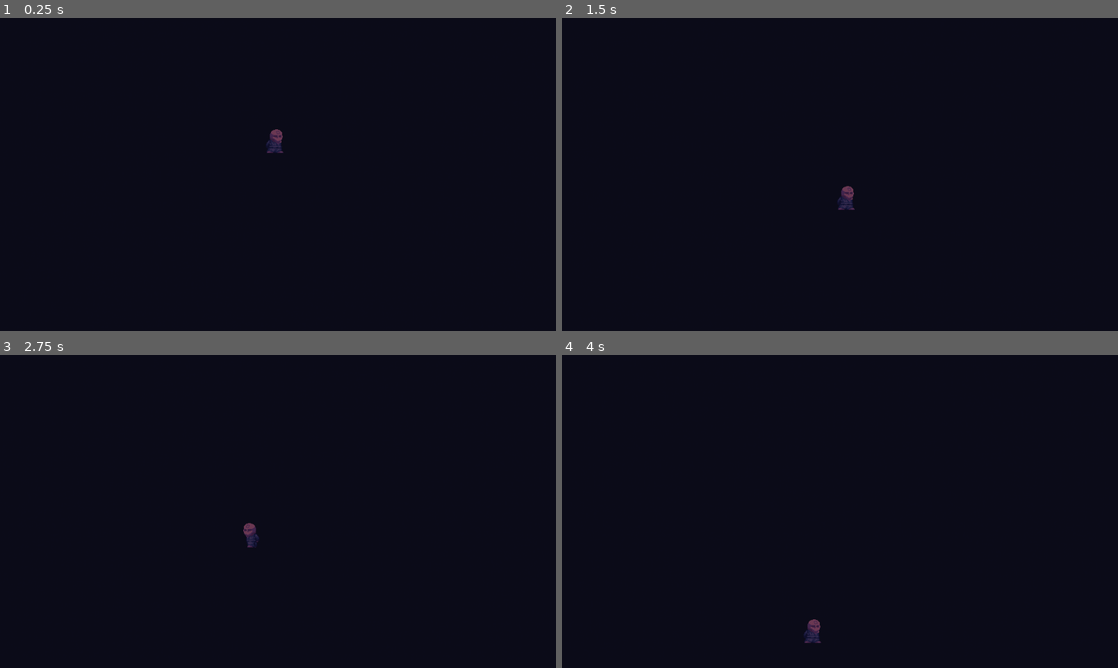
Above: before the commit, frames 1-4 (two rows, left to right).
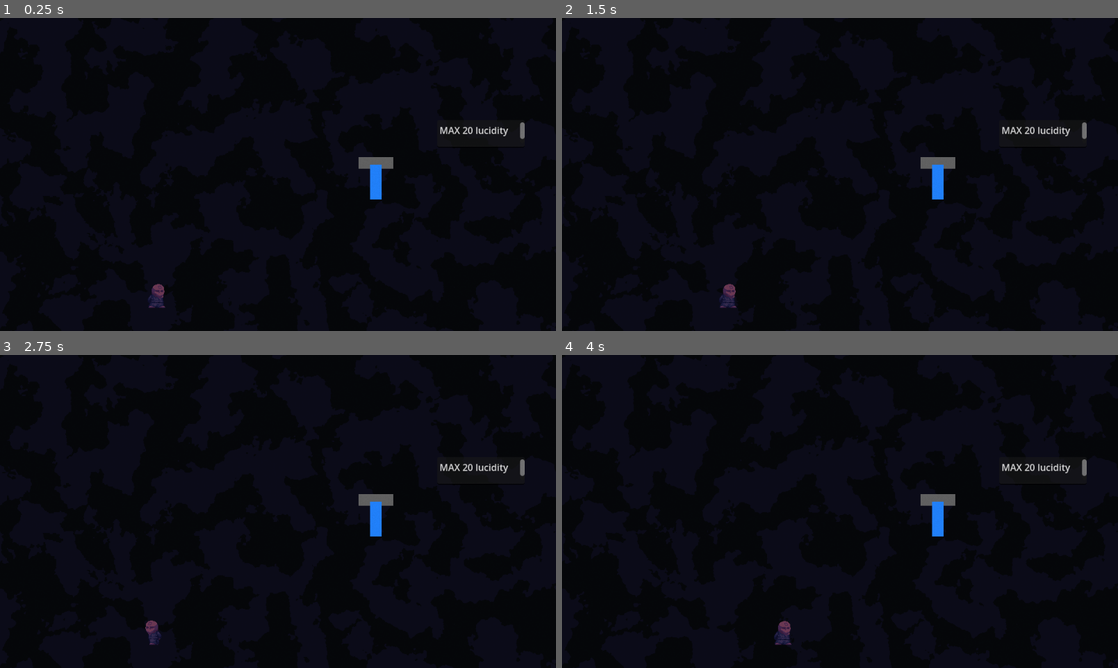
Above: after the commit, the same moments.

Repository: ManechLepage/PlatformerJam
Game: Godot game, scene res://Scenes/main.tscn
Two runs of this game, one before a commit and one after it. Both use one fixed random seed, a clock stepped at 60 frames per second and the inputs below.
Inputs:
- Up to frame 1 (0.25 s): no input
- Up to frame 2 (1.5 s): hold Right (Right) from 0.53 s (still down); tap X (Interact) at 0.6 s; tap W (Jump) at 0.77 s; tap Enter at 1.25 s; tap Z (Meditate) at 1.35 s
- Up to frame 3 (2.75 s): tap W (Jump) at 1.52 s; tap Space at 2 s; release Right (Right) at 2.03 s; hold Left (Left) from 2.03 s (still down); tap X (Interact) at 2.1 s
- Up to frame 4 (4 s): release Left (Left) at 2.78 s; hold Right (Right) from 2.78 s (still down); tap Z (Meditate) at 2.85 s; tap W (Jump) at 3.02, 3.77 s; tap X (Interact) at 3.6 s

The runs differ from the first frame. In frame 1, 1.0% of the frame differs, in the area x 26-95%, y 33-93%; in frame 2, 1.0%, in the area x 28-95%, y 33-93%; in frame 3, 1.0%; in frame 4, 1.0%.

Commit message:
tutorial 1 fin

Diff:
--- a/platformer-jam/Scenes/Player/player.tscn
+++ b/platformer-jam/Scenes/Player/player.tscn
@@ -253,7 +253,7 @@
 
 [node name="Interact" type="Node" parent="StateMachine" unique_id=1045315900 node_paths=PackedStringArray("idle")]
 script = ExtResource("9_gk6dx")
-wash_power = 2.0
+wash_power = 4.0
 idle = NodePath("../Idle")
 
 [connection signal="body_entered" from="FloorInfo" to="." method="_on_floor_info_body_entered"]
--- a/platformer-jam/Scenes/Rooms/Tutorial/tutorial_1.tscn
+++ b/platformer-jam/Scenes/Rooms/Tutorial/tutorial_1.tscn
@@ -1,6 +1,7 @@
 [gd_scene format=3 uid="uid://ccfcgttb2c4md"]
 
 [ext_resource type="PackedScene" uid="uid://dmosabcgkit6v" path="res://Scenes/Rooms/room.tscn" id="1_etpyt"]
+[ext_resource type="PackedScene" uid="uid://d3064a5ui58k2" path="res://Scenes/Rooms/room_trigger.tscn" id="3_xq6d4"]
 [ext_resource type="PackedScene" uid="uid://dry82gupjq6pi" path="res://Scenes/Objects/waterfall.tscn" id="4_8pykr"]
 [ext_resource type="PackedScene" uid="uid://ev6wn4wsgyq2" path="res://Scenes/Objects/water.tscn" id="5_etpyt"]
 [ext_resource type="Script" uid="uid://cgxit30qlrl5e" path="res://Scripts/Objects/Global_animations.gd" id="5_rwxj0"]
@@ -23,14 +24,14 @@
 tracks/1/type = "value"
 tracks/1/imported = false
 tracks/1/enabled = true
-tracks/1/path = NodePath("Offset/Obstacles/Lift:position")
+tracks/1/path = NodePath("Offset/Obstacles/Left_ledge:position")
 tracks/1/interp = 1
 tracks/1/loop_wrap = true
 tracks/1/keys = {
 "times": PackedFloat32Array(0),
 "transitions": PackedFloat32Array(1),
 "update": 0,
-"values": [Vector2(107, 101)]
+"values": [Vector2(263, -8.999996)]
 }
 
 [sub_resource type="Animation" id="Animation_etpyt"]
@@ -43,22 +44,22 @@
 tracks/0/interp = 1
 tracks/0/loop_wrap = true
 tracks/0/keys = {
-"times": PackedFloat32Array(0, 0.05),
+"times": PackedFloat32Array(0, 0.2),
 "transitions": PackedFloat32Array(1, 1),
 "update": 0,
-"values": [Vector2(-24, 24), Vector2(-16, -176.00002)]
+"values": [Vector2(-9.999998, -12.999996), Vector2(7.000002, -267)]
 }
 tracks/1/type = "value"
 tracks/1/imported = false
 tracks/1/enabled = true
-tracks/1/path = NodePath("Offset/Obstacles/Lift:position")
+tracks/1/path = NodePath("Offset/Obstacles/Left_ledge:position")
 tracks/1/interp = 1
 tracks/1/loop_wrap = true
 tracks/1/keys = {
 "times": PackedFloat32Array(0, 0.15),
 "transitions": PackedFloat32Array(1, 1),
 "update": 0,
-"values": [Vector2(107, 101), Vector2(113.99999, -27.000002)]
+"values": [Vector2(400, -13.999996), Vector2(184.00003, -4.9999957)]
 }
 
 [sub_resource type="AnimationLibrary" id="AnimationLibrary_xq6d4"]
@@ -91,41 +92,66 @@
 [node name="Sprite2D" type="Sprite2D" parent="Offset/Background/Parallax2D" parent_id_path=PackedInt32Array(739467125) index="0" unique_id=237255790]
 texture = SubResource("NoiseTexture2D_rwxj0")
 
-[node name="Left_wall" parent="Offset/Obstacles" parent_id_path=PackedInt32Array(457880380) index="0" unique_id=2119178859 instance=ExtResource("6_xq6d4")]
-position = Vector2(-277, 48.999973)
+[node name="RoomTrigger" parent="Offset/RoomTriggers" parent_id_path=PackedInt32Array(281844601) index="0" unique_id=174834819 instance=ExtResource("3_xq6d4")]
+position = Vector2(-189.00002, -254)
+scale = Vector2(15.63, 1)
+room_name = "tutorial_2"
+
+[node name="Obstacles" parent="Offset" parent_id_path=PackedInt32Array(652906693) index="3" unique_id=457880380]
+position = Vector2(-5, 140)
+
+[node name="Left_wall" parent="Offset/Obstacles" index="0" unique_id=2119178859 instance=ExtResource("6_xq6d4")]
+position = Vector2(-291, -28.999996)
 rotation = -0.17453292
 scale = Vector2(4.76, 17.665)
 
-[node name="Right_wall" parent="Offset/Obstacles" parent_id_path=PackedInt32Array(457880380) index="1" unique_id=1649337812 instance=ExtResource("6_xq6d4")]
-position = Vector2(258.99997, -63.999996)
-rotation = -0.057595864
+[node name="Left_wall2" parent="Offset/Obstacles" index="1" unique_id=261207703 instance=ExtResource("6_xq6d4")]
+position = Vector2(-369, -246)
+rotation = -0.08726646
 scale = Vector2(4.76, 17.665)
 
-[node name="Right_ledge" parent="Offset/Obstacles" parent_id_path=PackedInt32Array(457880380) index="2" unique_id=297719583 instance=ExtResource("6_xq6d4")]
-position = Vector2(188.99997, 15.000004)
+[node name="Right_wall" parent="Offset/Obstacles" index="2" unique_id=1649337812 instance=ExtResource("6_xq6d4")]
+position = Vector2(255, -117)
 rotation = -0.057595864
-scale = Vector2(3.035, 11.243)
+scale = Vector2(4.76, 23.81)
 
-[node name="Door" parent="Offset/Obstacles" parent_id_path=PackedInt32Array(457880380) index="3" unique_id=1123764671 instance=ExtResource("6_xq6d4")]
-position = Vector2(-16, -176.00002)
+[node name="Right_ledge" parent="Offset/Obstacles" index="3" unique_id=297719583 instance=ExtResource("6_xq6d4")]
+position = Vector2(176, -95.00001)
+rotation = -0.057595864
+scale = Vector2(3.665, 0.798)
+is_platform = true
+
+[node name="Left_ledge" parent="Offset/Obstacles" index="4" unique_id=1274042356 instance=ExtResource("6_xq6d4")]
+position = Vector2(184.00003, -4.9999957)
+rotation = -0.057595864
+scale = Vector2(4.52, 0.968)
+is_platform = true
+
+[node name="Door" parent="Offset/Obstacles" index="5" unique_id=1123764671 instance=ExtResource("6_xq6d4")]
+position = Vector2(7, -267)
 rotation = 0.05235988
-scale = Vector2(3.28, 7.435)
+scale = Vector2(3.28, 12.27)
 
-[node name="Floor" parent="Offset/Obstacles" parent_id_path=PackedInt32Array(457880380) index="4" unique_id=928395927 instance=ExtResource("6_xq6d4")]
+[node name="Floor" parent="Offset/Obstacles" index="6" unique_id=928395927 instance=ExtResource("6_xq6d4")]
 position = Vector2(-137.00003, 119.000015)
 scale = Vector2(14.87, 3.015)
 
-[node name="Floor_right" parent="Offset/Obstacles" parent_id_path=PackedInt32Array(457880380) index="5" unique_id=1506923564 instance=ExtResource("6_xq6d4")]
+[node name="Floor_right" parent="Offset/Obstacles" index="7" unique_id=1506923564 instance=ExtResource("6_xq6d4")]
 position = Vector2(115.99997, 109.00001)
 rotation = -0.08726646
 scale = Vector2(14.87, 3.015)
 
-[node name="Ceiling" parent="Offset/Obstacles" parent_id_path=PackedInt32Array(457880380) index="6" unique_id=728658692 instance=ExtResource("6_xq6d4")]
-position = Vector2(-130.00003, -86)
+[node name="Ceiling_low" parent="Offset/Obstacles" index="8" unique_id=728658692 instance=ExtResource("6_xq6d4")]
+position = Vector2(-147, -98)
 rotation = 0.08726646
-scale = Vector2(14.87, 3.015)
+scale = Vector2(16.87, 7.18)
 
-[node name="TextEdit" type="TextEdit" parent="Offset/Obstacles" parent_id_path=PackedInt32Array(457880380) index="7" unique_id=949010719]
+[node name="Ceiling_high" parent="Offset/Obstacles" index="9" unique_id=941970096 instance=ExtResource("6_xq6d4")]
+position = Vector2(131, -369)
+rotation = 0.08726646
+scale = Vector2(17.06, 3.845)
+
+[node name="TextEdit" type="TextEdit" parent="Offset/Obstacles" index="10" unique_id=949010719]
 offset_left = 280.0
 offset_top = -234.0
 offset_right = 431.0
@@ -133,15 +159,22 @@
 text = "MAX 20 lucidity
 "
 
-[node name="Lift" parent="Offset/Obstacles" parent_id_path=PackedInt32Array(457880380) index="8" unique_id=506611079 instance=ExtResource("6_xq6d4")]
-position = Vector2(109.33333, 58.333336)
-rotation = 0.05235988
-scale = Vector2(3, 3)
-
-[node name="Waterfall" parent="Offset/Obstacles" parent_id_path=PackedInt32Array(457880380) index="9" unique_id=1257707682 instance=ExtResource("4_8pykr")]
+[node name="Waterfall" parent="Offset/Obstacles" index="11" unique_id=1257707682 instance=ExtResource("4_8pykr")]
 position = Vector2(174, -97.00001)
 scale = Vector2(3, 3)
 
 [node name="Node2D" parent="Offset/Obstacles/Waterfall" index="2" unique_id=1652650217 instance=ExtResource("5_etpyt")]
 position = Vector2(-0.6666641, -12.333332)
 scale = Vector2(0.33333334, 0.33333334)
+
+[node name="Pilar_1" parent="Offset/Obstacles" index="12" unique_id=883810348 instance=ExtResource("6_xq6d4")]
+position = Vector2(-235.99998, -168.99998)
+rotation = 0.05235988
+scale = Vector2(1, 4.045)
+is_platform = true
+
+[node name="Pilar_2" parent="Offset/Obstacles" index="13" unique_id=1235958755 instance=ExtResource("6_xq6d4")]
+position = Vector2(-286, -249.00003)
+rotation = -0.05235988
+scale = Vector2(1, 7.235)
+is_platform = true
--- a/platformer-jam/Scenes/Rooms/Tutorial/tutorial_2.tscn
+++ b/platformer-jam/Scenes/Rooms/Tutorial/tutorial_2.tscn
@@ -1,30 +1,96 @@
 [gd_scene format=3 uid="uid://beq8da56mgnib"]
 
 [ext_resource type="PackedScene" uid="uid://dmosabcgkit6v" path="res://Scenes/Rooms/room.tscn" id="1_l3fbw"]
-[ext_resource type="PackedScene" uid="uid://cp1x4njfhgqbt" path="res://Scenes/Square.tscn" id="2_0p57m"]
-[ext_resource type="PackedScene" uid="uid://dmscdkae8mbdb" path="res://Scenes/Circle.tscn" id="3_hg02c"]
+[ext_resource type="PackedScene" uid="uid://d3064a5ui58k2" path="res://Scenes/Rooms/room_trigger.tscn" id="2_l3fbw"]
+[ext_resource type="PackedScene" uid="uid://dtfcbf6moyu2w" path="res://Scenes/Objects/platform.tscn" id="3_0p57m"]
+[ext_resource type="PackedScene" uid="uid://dry82gupjq6pi" path="res://Scenes/Objects/waterfall.tscn" id="4_hg02c"]
+[ext_resource type="PackedScene" uid="uid://ev6wn4wsgyq2" path="res://Scenes/Objects/water.tscn" id="5_l4vvy"]
+
+[sub_resource type="Animation" id="Animation_2w047"]
+length = 0.001
+tracks/0/type = "value"
+tracks/0/imported = false
+tracks/0/enabled = true
+tracks/0/path = NodePath("Offset/Obstacles/Rising_floor:position")
+tracks/0/interp = 1
+tracks/0/loop_wrap = true
+tracks/0/keys = {
+"times": PackedFloat32Array(0),
+"transitions": PackedFloat32Array(1),
+"update": 0,
+"values": [Vector2(158, 214)]
+}
+
+[sub_resource type="Animation" id="Animation_tu28n"]
+resource_name = "lucidity"
+step = 0.0078125
+tracks/0/type = "value"
+tracks/0/imported = false
+tracks/0/enabled = true
+tracks/0/path = NodePath("Offset/Obstacles/Rising_floor:position")
+tracks/0/interp = 1
+tracks/0/loop_wrap = true
+tracks/0/keys = {
+"times": PackedFloat32Array(0, 0.2),
+"transitions": PackedFloat32Array(1, 1),
+"update": 0,
+"values": [Vector2(158, 214), Vector2(136.99998, 16)]
+}
+
+[sub_resource type="AnimationLibrary" id="AnimationLibrary_a4cir"]
+_data = {
+&"RESET": SubResource("Animation_2w047"),
+&"lucidity": SubResource("Animation_tu28n")
+}
 
 [node name="Tutorial_2" unique_id=197990627 instance=ExtResource("1_l3fbw")]
 
-[node name="Offset" parent="." index="0" unique_id=652906693]
-position = Vector2(906, 0)
+[node name="AnimationPlayer" type="AnimationPlayer" parent="." index="0" unique_id=1932419129]
+libraries/ = SubResource("AnimationLibrary_a4cir")
+speed_scale = 0.0
 
-[node name="RoomTrigger" parent="Offset/RoomTriggers" parent_id_path=PackedInt32Array(281844601) index="0" unique_id=174834819]
-position = Vector2(-479, 167)
+[node name="Offset" parent="." index="1" unique_id=652906693]
+position = Vector2(3, -539)
+
+[node name="RoomTrigger" parent="Offset/RoomTriggers" parent_id_path=PackedInt32Array(281844601) index="0" unique_id=174834819 instance=ExtResource("2_l3fbw")]
+position = Vector2(-296, 353)
+scale = Vector2(10.83, 1)
 room_name = "tutorial_1"
 
-[node name="T_rot_floor" parent="Offset/Obstables" parent_id_path=PackedInt32Array(457880380) index="1" unique_id=166165308 instance=ExtResource("2_0p57m")]
-position = Vector2(-568, 246.00003)
-rotation = 0.34906584
-scale = Vector2(3.82, 0.3)
+[node name="Enter_floor" parent="Offset/Obstacles" parent_id_path=PackedInt32Array(457880380) index="0" unique_id=2119178859 instance=ExtResource("3_0p57m")]
+position = Vector2(-299, 255)
+scale = Vector2(14.13, 1)
+is_platform = true
 
-[node name="T_obstacle_cir_2" parent="Offset/Obstables" parent_id_path=PackedInt32Array(457880380) index="2" unique_id=1864644533 instance=ExtResource("3_hg02c")]
-position = Vector2(-266, 177)
-scale = Vector2(0.55, 0.55)
+[node name="Middle_platform" parent="Offset/Obstacles" parent_id_path=PackedInt32Array(457880380) index="1" unique_id=857514178 instance=ExtResource("3_0p57m")]
+position = Vector2(-179, 4)
+scale = Vector2(16.215, 1)
+is_platform = true
 
-[node name="T_waterfall_plateform" parent="Offset/Obstables" parent_id_path=PackedInt32Array(457880380) index="3" unique_id=1137620265 instance=ExtResource("2_0p57m")]
-position = Vector2(-110, 209.00003)
-rotation = 0.017453292
-scale = Vector2(1.8350002, 0.86500007)
+[node name="Left_wall" parent="Offset/Obstacles" parent_id_path=PackedInt32Array(457880380) index="2" unique_id=1418715656 instance=ExtResource("3_0p57m")]
+position = Vector2(-390.99997, 105)
+rotation = 0.2617994
+scale = Vector2(3.04, 17.035)
 
-[editable path="Offset/RoomTriggers/RoomTrigger"]
+[node name="Right_wall" parent="Offset/Obstacles" parent_id_path=PackedInt32Array(457880380) index="3" unique_id=721685211 instance=ExtResource("3_0p57m")]
+position = Vector2(282, 54)
+rotation = -0.06632251
+scale = Vector2(3.04, 17.035)
+
+[node name="Middle_floor" parent="Offset/Obstacles" parent_id_path=PackedInt32Array(457880380) index="4" unique_id=533953051 instance=ExtResource("3_0p57m")]
+position = Vector2(49, 259)
+rotation = 1.4835298
+scale = Vector2(3.04, 22.68)
+
+[node name="Waterfall" parent="Offset/Obstacles" parent_id_path=PackedInt32Array(457880380) index="5" unique_id=1257707682 instance=ExtResource("4_hg02c")]
+position = Vector2(44, 227)
+scale = Vector2(3, 3)
+
+[node name="Water2" parent="Offset/Obstacles/Waterfall" index="2" unique_id=1652650217 instance=ExtResource("5_l4vvy")]
+position = Vector2(-0.33333302, -13)
+scale = Vector2(0.33333334, 0.33333334)
+
+[node name="Rising_floor" parent="Offset/Obstacles" parent_id_path=PackedInt32Array(457880380) index="6" unique_id=1163463554 instance=ExtResource("3_0p57m")]
+position = Vector2(158, 214)
+rotation = -0.05235988
+scale = Vector2(4.82, 1)
--- a/platformer-jam/Scenes/main.tscn
+++ b/platformer-jam/Scenes/main.tscn
@@ -21,7 +21,7 @@
 
 [node name="RoomManager" type="Node" parent="." unique_id=1500035244]
 script = ExtResource("1_8gbba")
-initial_room = "Tower1-01"
+initial_room = "tutorial_1"
 rooms = Dictionary[String, PackedScene]({
 "1": ExtResource("3_jjvhh"),
 "Tower1-01": ExtResource("2_8gbba"),
@@ -31,7 +31,7 @@
 
 [node name="Player" parent="." unique_id=838431178 instance=ExtResource("1_jjgbg")]
 z_index = 2
-position = Vector2(-2, -116)
+position = Vector2(-206, 208)
 
 [node name="CanvasLayer" type="CanvasLayer" parent="." unique_id=1822106909]
 
